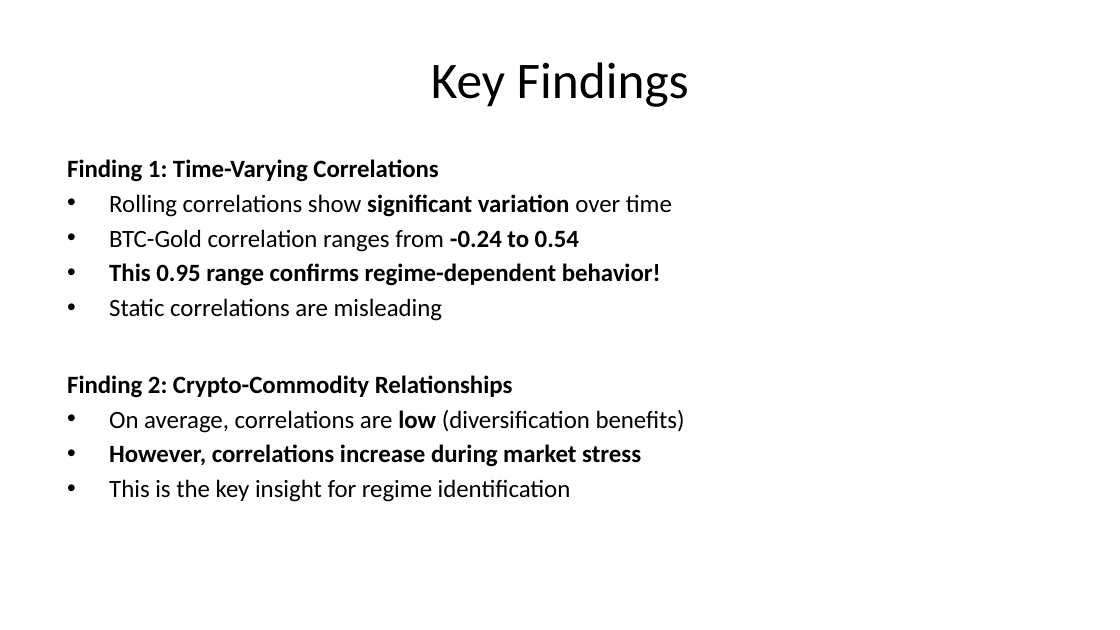
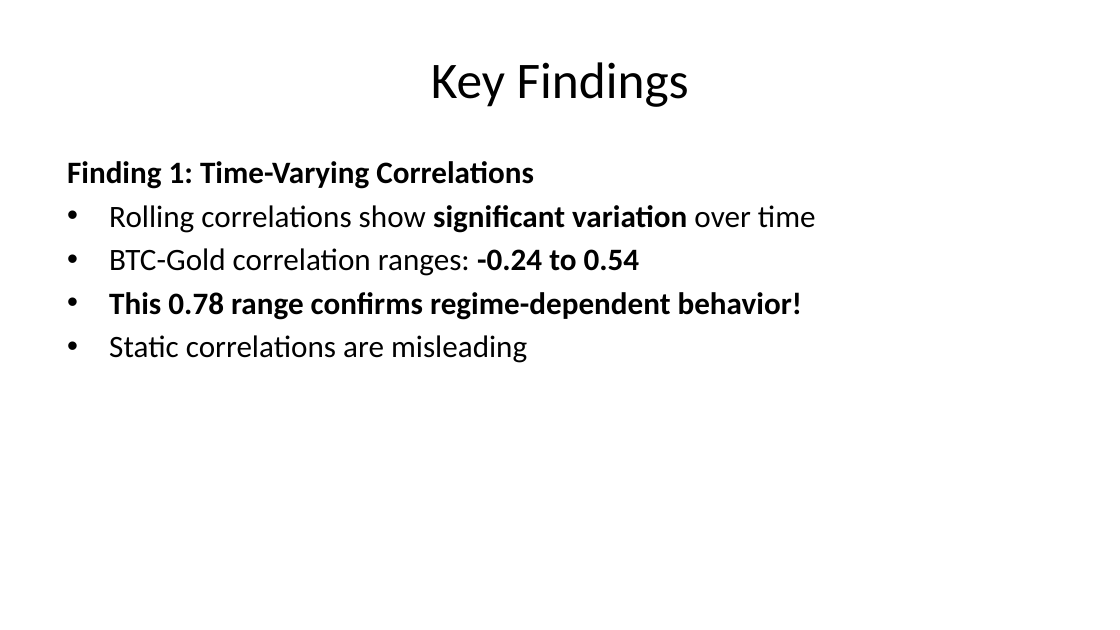
Before and after one commit to SakethKanchi/Cryptocurrency_Commodity_Correlation, a slide deck: slide 28 of presentation.pptx (slide 21 before the commit). Drawn at 1120x630 pixels with LibreOffice and Linux fonts; fonts in the diff are those of the drawing. Boxes give left, top, right and bottom in pixels: in the first picture for what was removed or moved away, otherwise in the second. Text is boxed around its words. In the diff, an @@ line names an element or a change of style, - is before the commit and + after.

```diff
--- a/presentation.pptx
+++ b/presentation.pptx
@@ text at <box>67,161,816,363</box>: size 16 to 20 pt in "Finding 1: Time-Varying Correlations", "Rolling correlations show significant variation over time", "Static correlations are misleading" @@
@@ text at <box>109,248,802,320</box>: text changed; size 16 to 20 pt @@
-• BTC-Gold correlation ranges from -0.24 to 0.54
-• This 0.95 range confirms regime-dependent behavior!
+• BTC-Gold correlation ranges: -0.24 to 0.54
+• This 0.78 range confirms regime-dependent behavior!
@@ text at <box>67,375,685,502</box>: paragraphs removed @@
-Finding 2: Crypto-Commodity Relationships
-• On average, correlations are low (diversification benefits)
-• However, correlations increase during market stress
-• This is the key insight for regime identification
```
Also in this commit, not shown: 25 other slides changed, 13 slides added, 20 other files.
